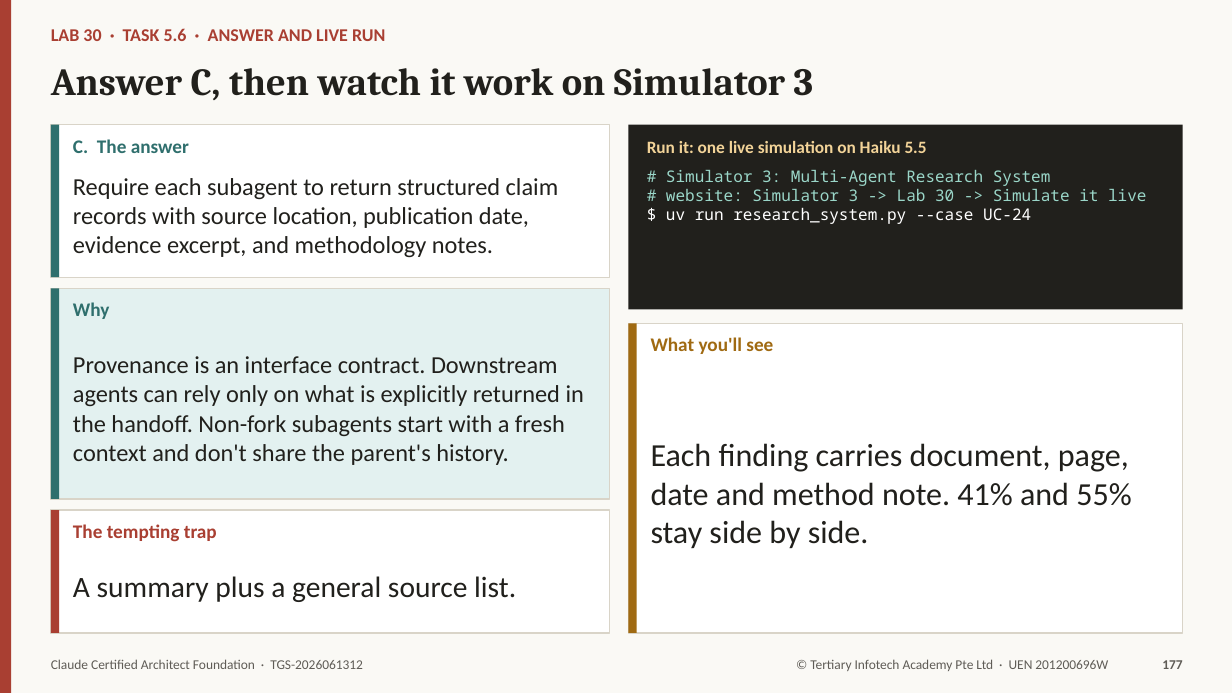
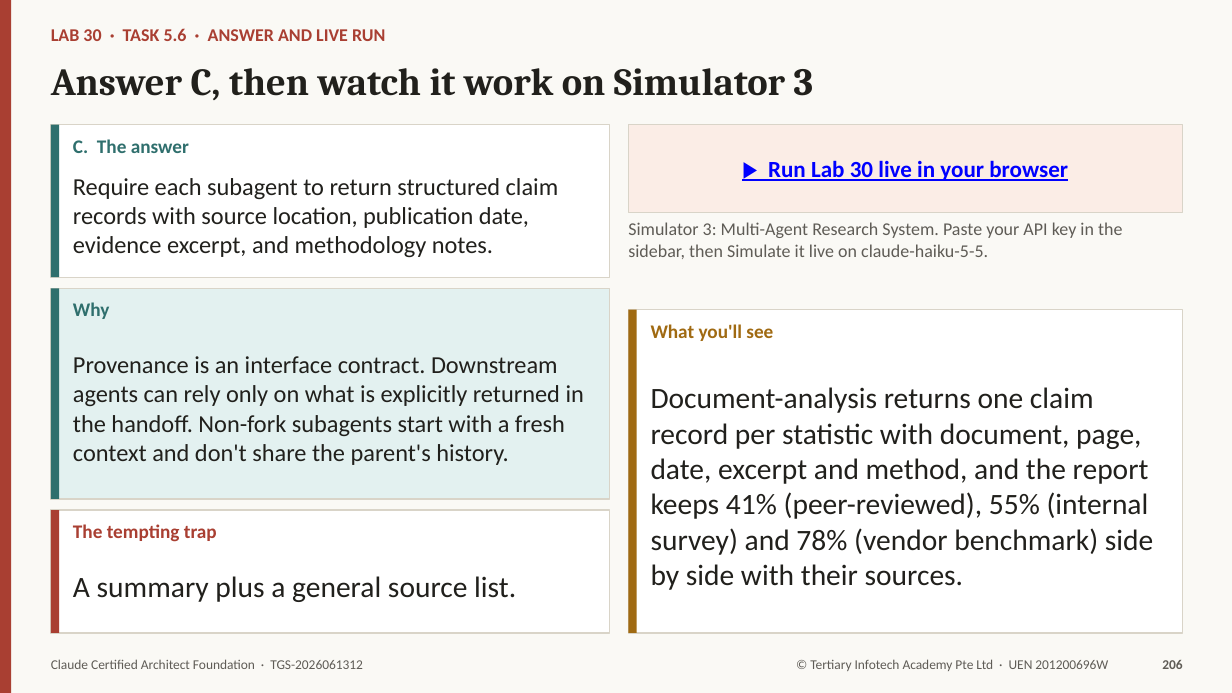
Before and after one commit to tertiarycourses/TGS-2026061312-Claude-Certified-Architect-Foundation, a slide deck: slide 206 of courseware/TGS-2026061312-Claude-Certified-Architect-Foundation-Trainer-Slides-v3.0.pptx (slide 177 before the commit). Drawn at 1232x693 pixels with LibreOffice and Linux fonts; fonts in the diff are those of the drawing. Boxes give left, top, right and bottom in pixels: in the first picture for what was removed or moved away, otherwise in the second. Text is boxed around its words. In the diff, an @@ line names an element or a change of style, - is before the commit and + after.

```diff
--- a/courseware/TGS-2026061312-Claude-Certified-Architect-Foundation-Trainer-Slides-v3.0.pptx
+++ b/courseware/TGS-2026061312-Claude-Certified-Architect-Foundation-Trainer-Slides-v3.0.pptx
@@ rectangle "▶ Run Lab 30 live ...": place and size @@
-rectangle "▶ Run Lab 30 live ..." at bbox=[628, 125, 1183, 310]
+rectangle "▶ Run Lab 30 live ..." at bbox=[628, 125, 1183, 213]
@@ rectangle "▶ Run Lab 30 live ..." at bbox=[628, 125, 1183, 213]: fill #21201C to #FBEDE6; outline none to #D9D4C8 1 pt @@
@@ text removed at bbox=[666, 170, 1146, 224] @@
-# Simulator 3: Multi-Agent Research System
-# website: Simulator 3 -> Lab 30 -> Simulate it live
-$ uv run research_system.py --case UC-24
@@ text in rectangle at bbox=[768, 160, 1068, 181]: text added @@
+▶ Run Lab 30 live in your browser
@@ text at bbox=[628, 222, 1122, 259]: text changed; size 13.5 to 14 pt; text colour #F2D398 to #5F5C56; bold off @@
-Run it: one live simulation on Haiku 5.5
+Simulator 3: Multi-Agent Research System. Paste your API key in the sidebar, then Simulate it live on claude-haiku-5-5.
@@ rectangle: place and size @@
-rectangle at bbox=[628, 323, 1183, 633]
+rectangle at bbox=[628, 310, 1183, 633]
@@ rectangle: place and size @@
-rectangle at bbox=[628, 323, 637, 633]
+rectangle at bbox=[628, 310, 637, 633]
@@ text "What you'll see": place and size @@
-text "What you'll see" at bbox=[651, 337, 773, 354]
+text "What you'll see" at bbox=[651, 324, 773, 341]
@@ text at bbox=[651, 387, 1153, 590]: text changed; size 25 to 23 pt @@
-Each finding carries document, page, date and method note. 41% and 55% stay side by side.
+Document-analysis returns one claim record per statistic with document, page, date, excerpt and method, and the report keeps 41% (peer-reviewed), 55% (internal survey) and 78% (vendor benchmark) side by side with their sources.
@@ text at bbox=[1162, 660, 1182, 669]: text changed @@
-177
+206
```
Also in this commit, not shown: 176 other slides changed, 33 slides added, 1 other file.
